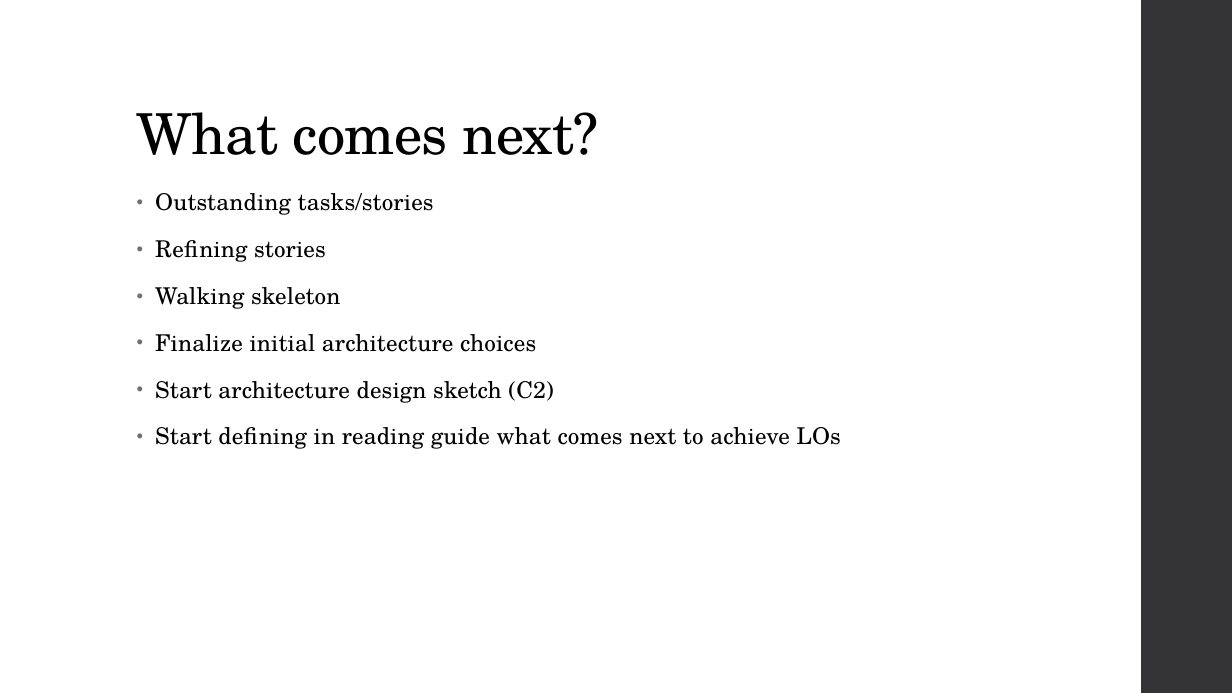
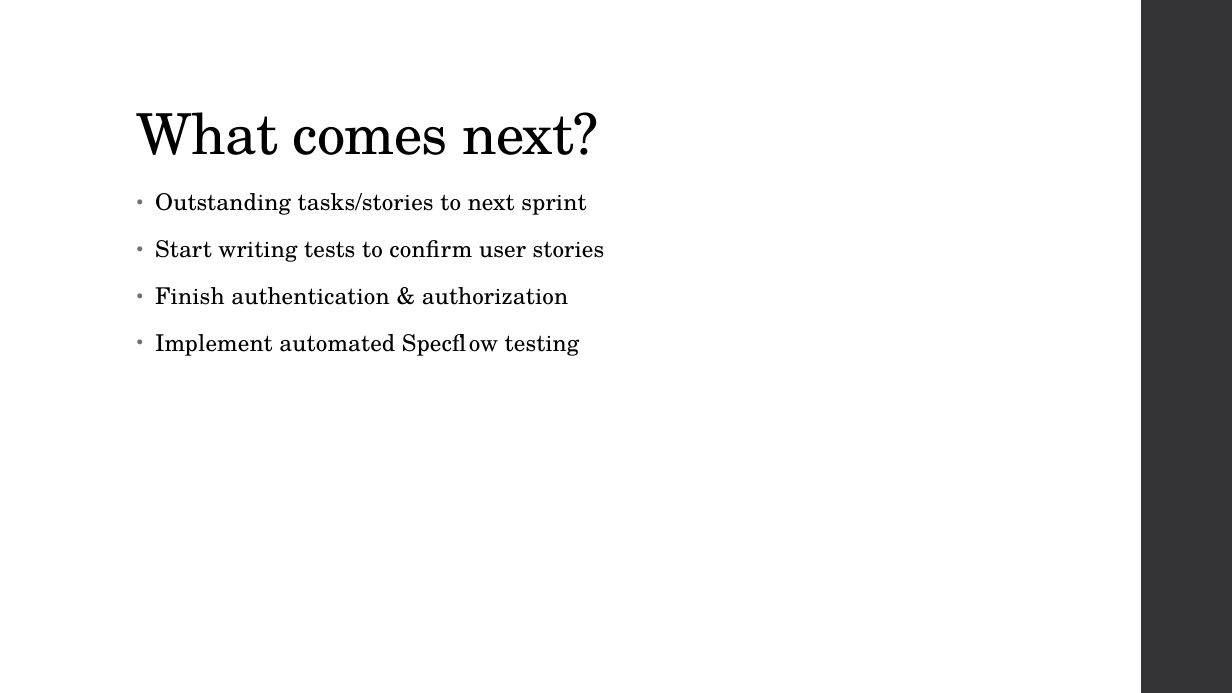
Before and after one commit to FHICT-Owen/ICAP, a slide deck: slide 4 of docs/Sprint_2.pptx. Drawn at 1232x693 pixels with LibreOffice and Linux fonts; fonts in the diff are those of the drawing. Boxes give left, top, right and bottom in pixels: in the first picture for what was removed or moved away, otherwise in the second. Text is boxed around its words. In the diff, an @@ line names an element or a change of style, - is before the commit and + after.

```diff
--- a/docs/Sprint_2.pptx
+++ b/docs/Sprint_2.pptx
@@ text at [155, 193, 605, 356]: text changed @@
-• Outstanding tasks/stories
-• Refining stories
-• Walking skeleton
-• Finalize initial architecture choices
-• Start architecture design sketch (C2)
-• Start defining in reading guide what comes next to achieve LOs
+• Outstanding tasks/stories to next sprint
+• Start writing tests to confirm user stories
+• Finish authentication & authorization
+• Implement automated Specflow testing
```
Also in this commit, not shown: 2 other slides changed, 1 slide added, 1 slide removed, 1 other file.
